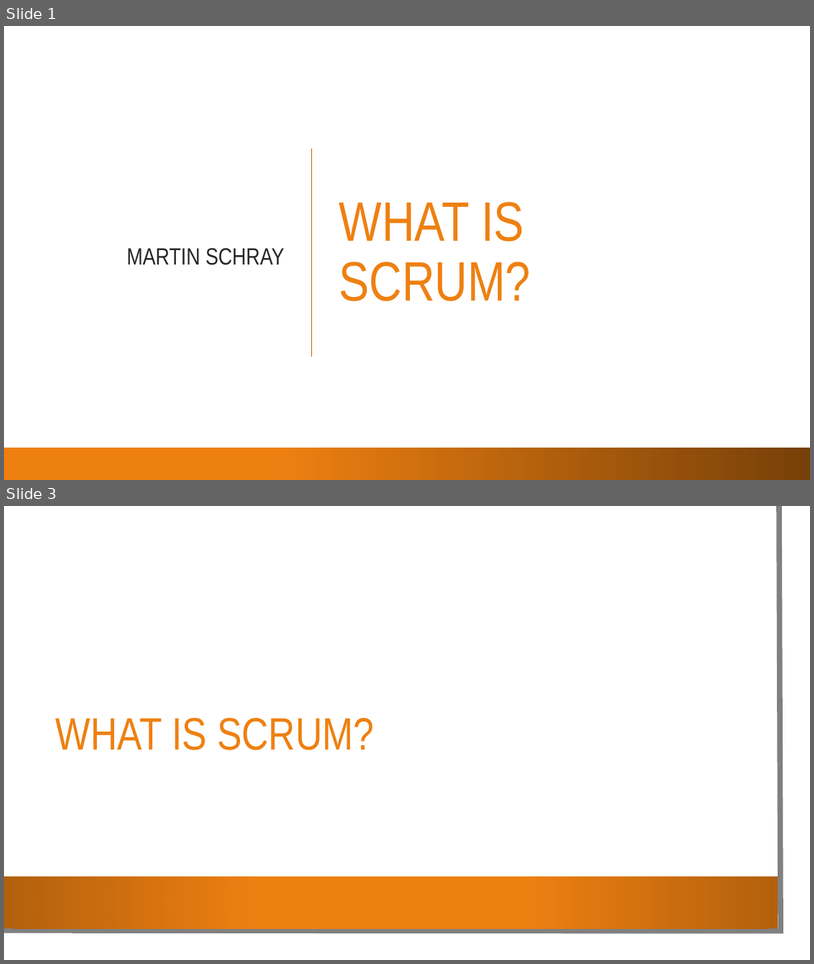
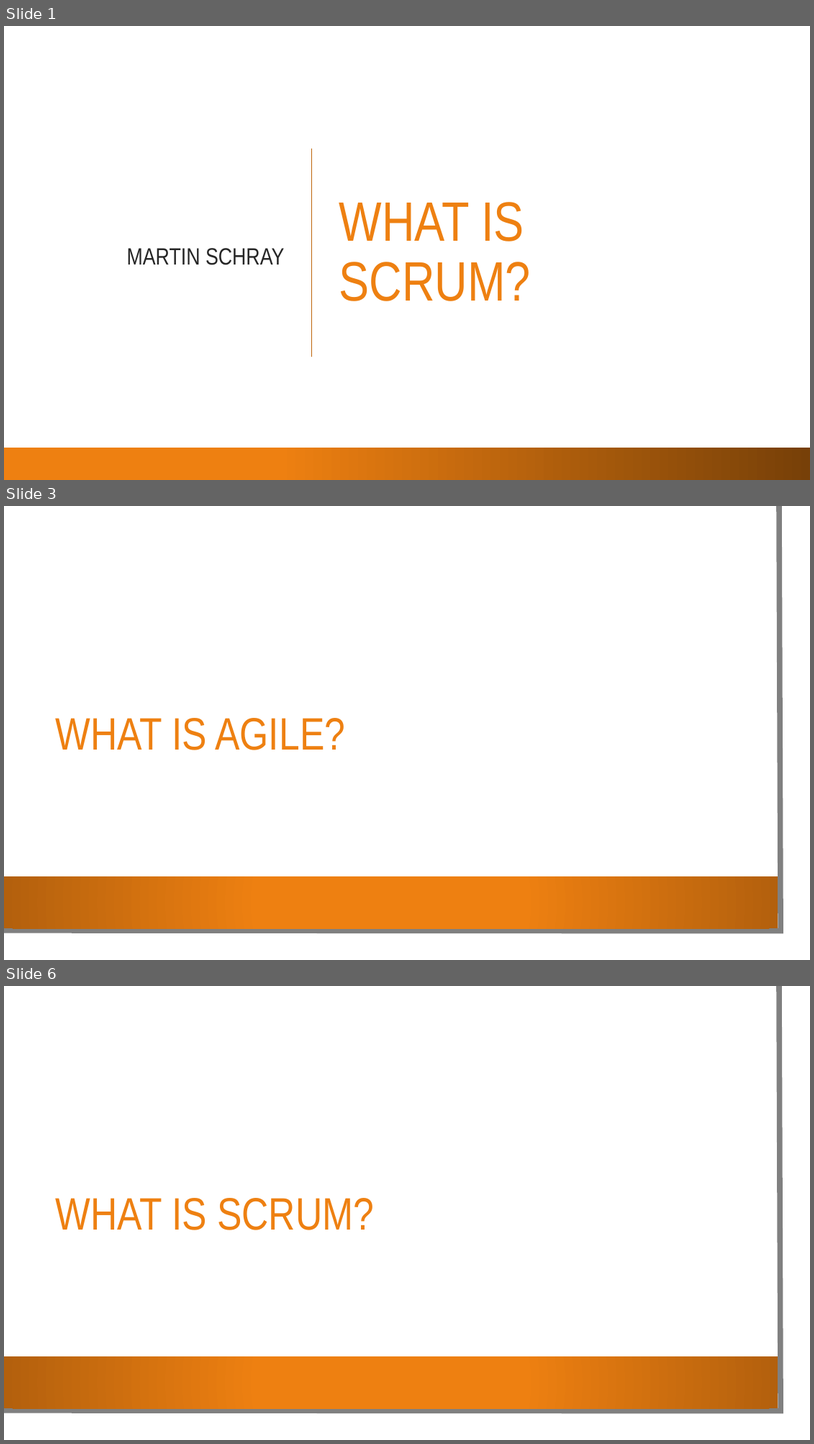
Before and after one commit to mschray/IPro497Sample, a slide deck: Course Content/What is Scrum.pptx. Shown one above the other, each under a label of ours: slides 1 and 3 before the commit, slides 1, 3 and 6 after it; the slides between them are not shown. The pictures are 814x964 and 814x1444 pixels, drawn with LibreOffice and Linux fonts; fonts in the diff are those of the drawing; background and template pictures are left out. Boxes give left, top, right and bottom in pixels: in the first picture for what was removed or moved away, otherwise in the second. Text is boxed around its words. In the diff, an @@ line names an element or a change of style, - is before the commit and + after.

Commit message:
Add agile updates
Add agile updates

```diff
--- a/Course Content/What is Scrum.pptx
+++ b/Course Content/What is Scrum.pptx
@@ slide 3 added at (4,506,810,960), background picture (left out); not listed: 3 template elements that a slide beside it also shows @@
@@ title added at (55,718,345,750), 54 pt, text #EE8011 @@
+WHAT IS AGILE?
@@ what was slide 3 is now slide 6 @@
```
Also in this commit, not shown: 2 slides changed, 2 other slides added.
